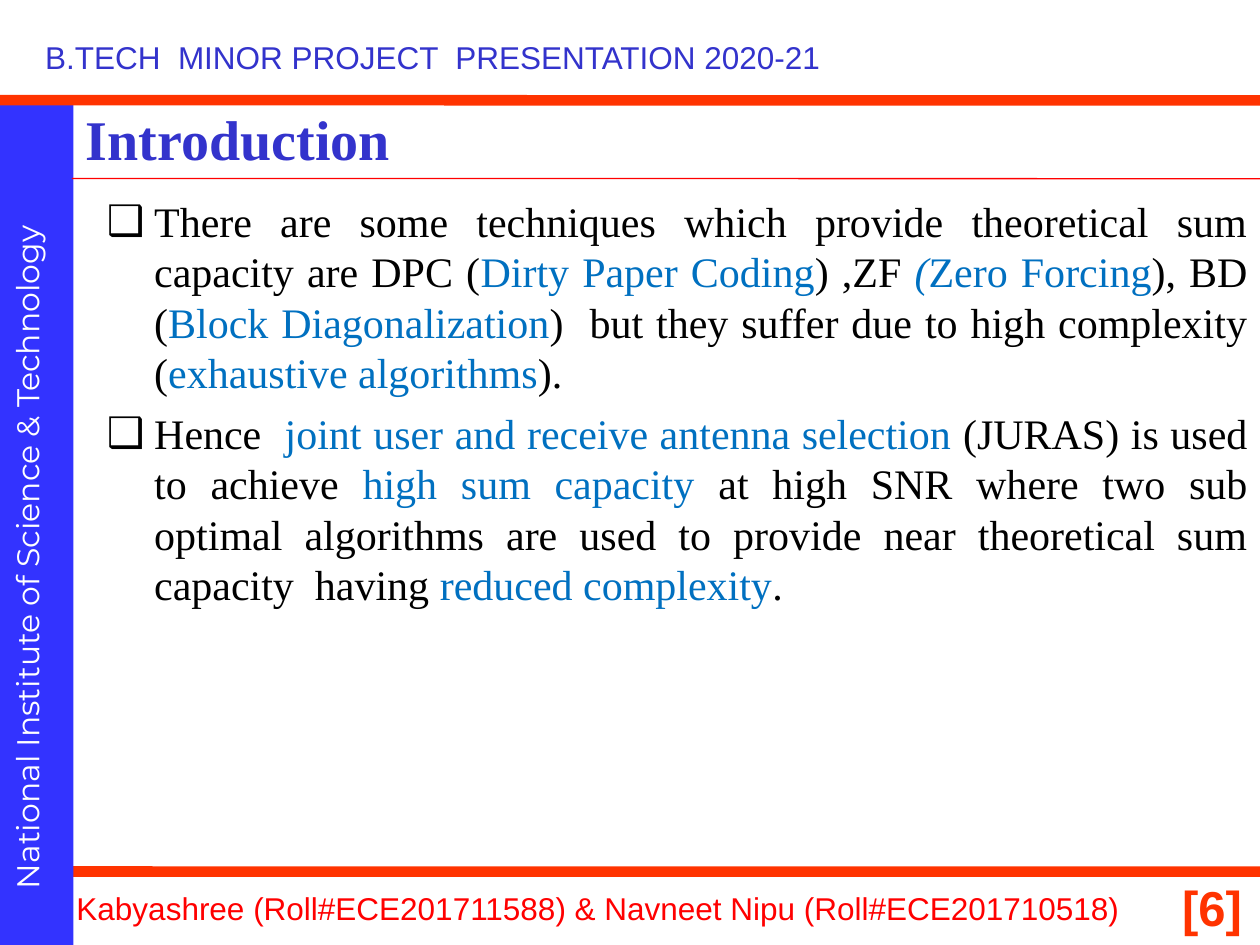
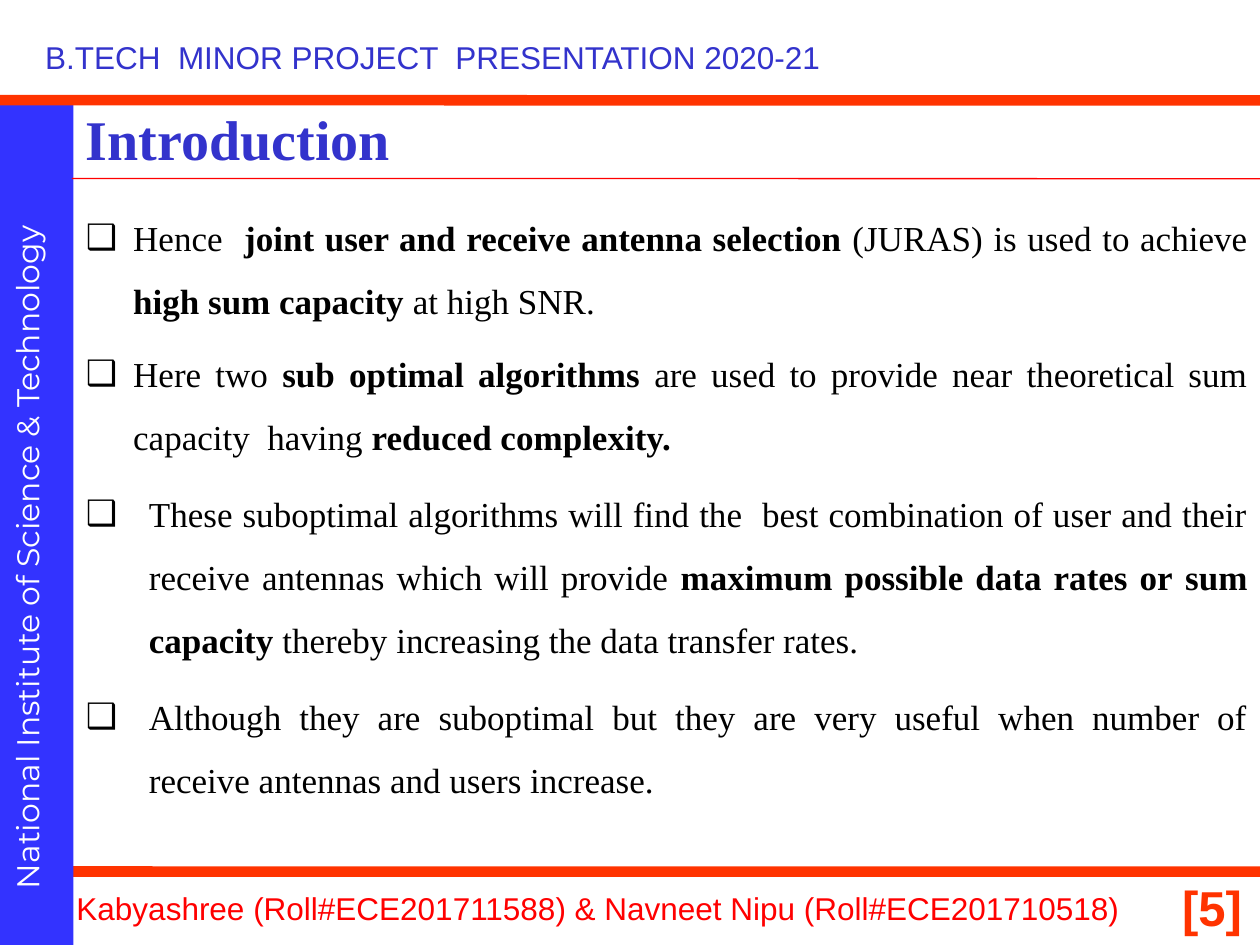
Before and after one commit to navneetnipu/btech_project, a slide deck: slide 5 of minor ppt (2) (2).pptx (slide 6 before the commit). Drawn at 1260x945 pixels with LibreOffice and Linux fonts; fonts in the diff are those of the drawing; background and template pictures are left out. Boxes give left, top, right and bottom in pixels: in the first picture for what was removed or moved away, otherwise in the second. Text is boxed around its words. In the diff, an @@ line names an element or a change of style, - is before the commit and + after.

```diff
--- a/minor ppt (2) (2).pptx
+++ b/minor ppt (2) (2).pptx
@@ text at (133,226,1247,738): text changed; size 24 to 20 pt @@
-❑ There are some techniques which provide theoretical sum capacity are DPC (Dirty Paper Coding) ,ZF (Zero Forcing), BD (Block Diagonalization) but they suffer due to high complexity (exhaustive algorithms).
-❑ Hence joint user and receive antenna selection (JURAS) is used to achieve high sum capacity at high SNR where two sub optimal algorithms are used to provide near theoretical sum capacity having reduced complexity.
+❑ Hence joint user and receive antenna selection (JURAS) is used to achieve high sum capacity at high SNR.
+❑ Here two sub optimal algorithms are used to provide near theoretical sum capacity having reduced complexity.
+❑ These suboptimal algorithms will find the best combination of user and their receive antennas which will provide maximum possible data rates or sum capacity thereby increasing the data transfer rates.
+❑ Although they are suboptimal but they are very useful when number of receive antennas and users increase.
@@ page number at (1182,890,1242,937): text changed @@
-[6]
+[5]
```
Also in this commit, not shown: 13 other slides changed, 12 slides added, 4 slides removed, 2 other files.
